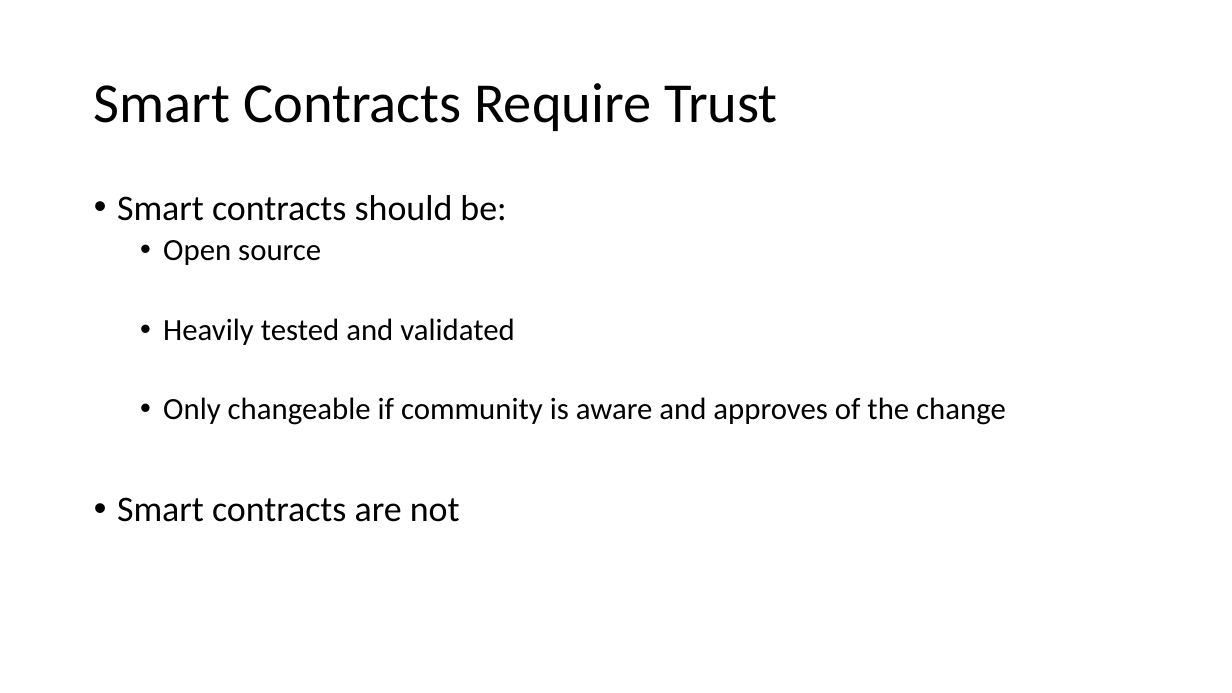
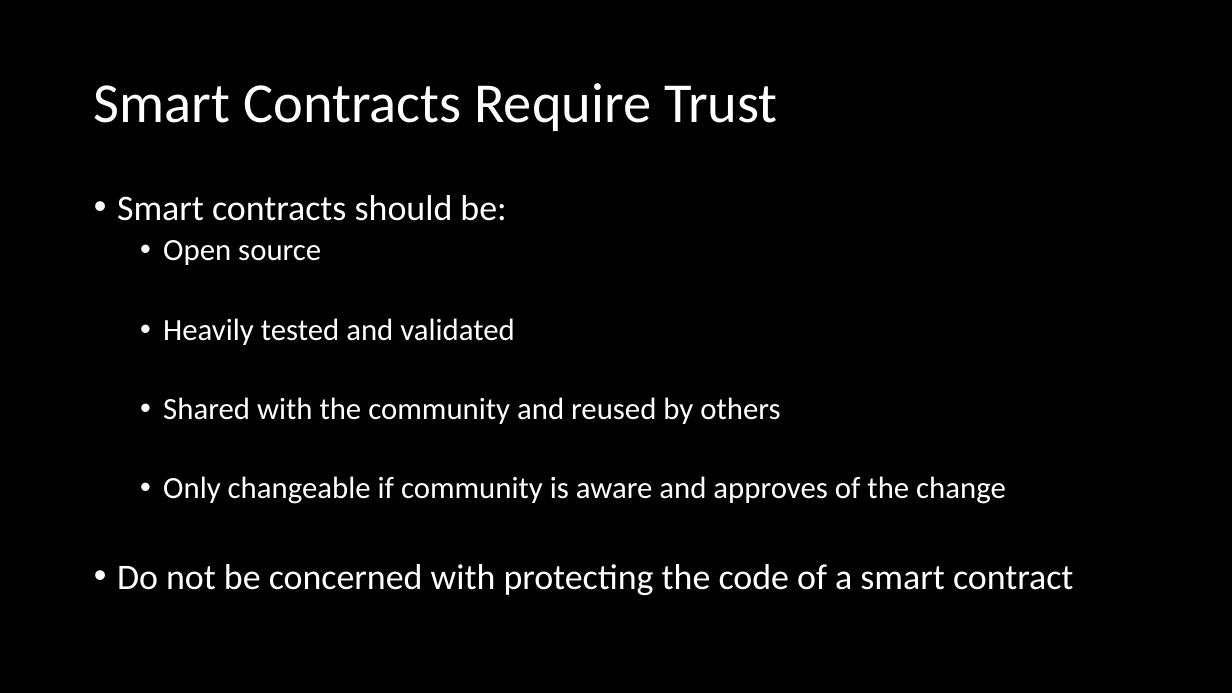
Before and after one commit to Blockchain-at-Michigan/Front-End-Workshop, a slide deck: slide 5 of presentation/Workshop_12_2_18.pptx. Drawn at 1232x693 pixels with LibreOffice and Linux fonts; fonts in the diff are those of the drawing. Boxes give left, top, right and bottom in pixels: in the first picture for what was removed or moved away, otherwise in the second. Text is boxed around its words. In the diff, an @@ line names an element or a change of style, - is before the commit and + after.

```diff
--- a/presentation/Workshop_12_2_18.pptx
+++ b/presentation/Workshop_12_2_18.pptx
@@ background #FFFFFF to #000000 @@
@@ title "Smart Contracts Require Trust" at [94, 83, 778, 131]: text colour #000000 to #FFFFFF @@
@@ text at [117, 195, 1006, 504]: text colour #000000 to #FFFFFF in "Smart contracts should be:", "Open source", "Heavily tested and validated", "Only changeable if community is aware and ..." @@
@@ text at [163, 397, 780, 424]: paragraph added @@
+  • Shared with the community and reused by others
@@ text at [117, 564, 1073, 595]: text changed; text colour #000000 to #FFFFFF @@
-• Smart contracts are not
+• Do not be concerned with protecting the code of a smart contract
```
Also in this commit, not shown: 7 other slides changed, 1 slide added.
